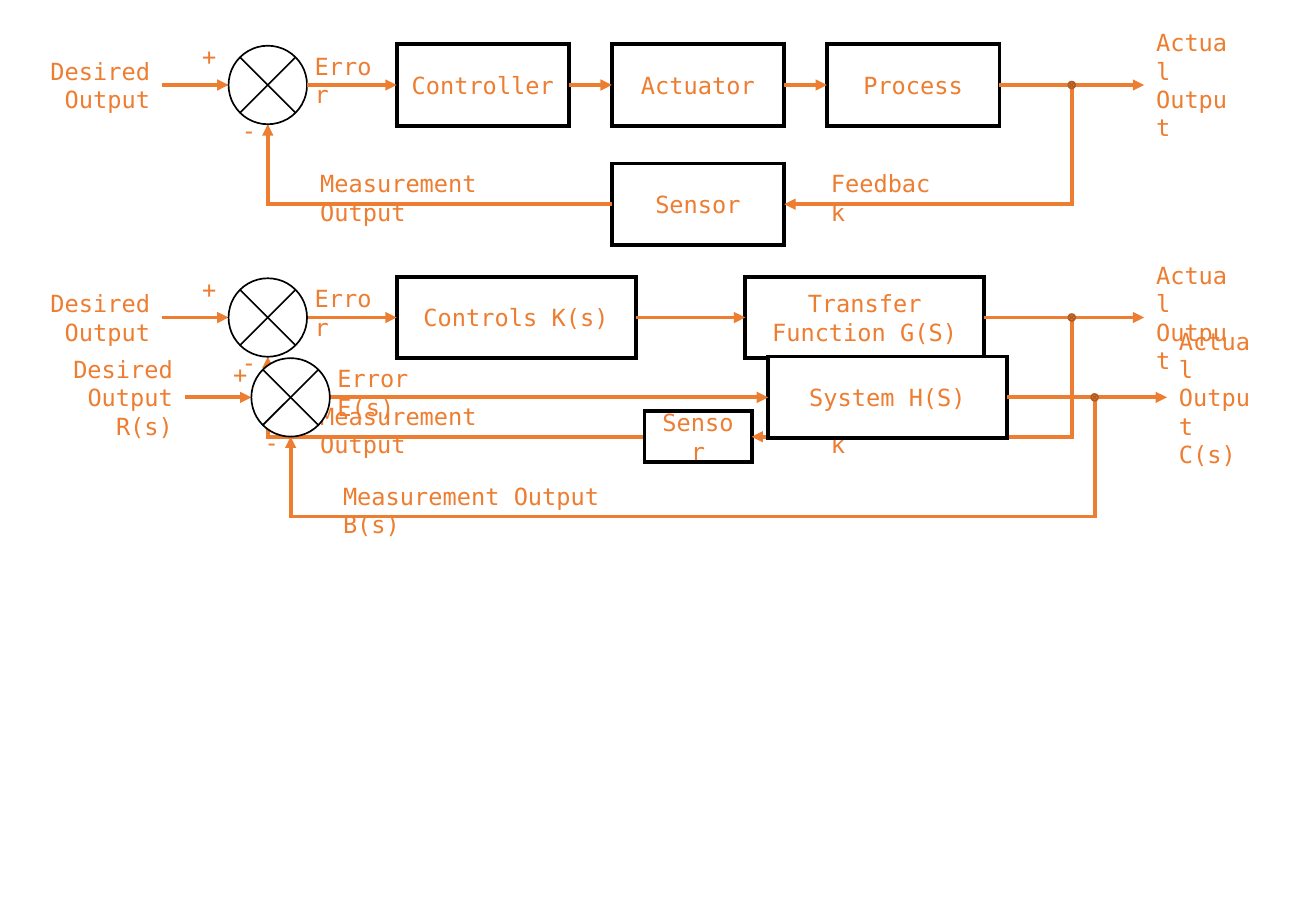
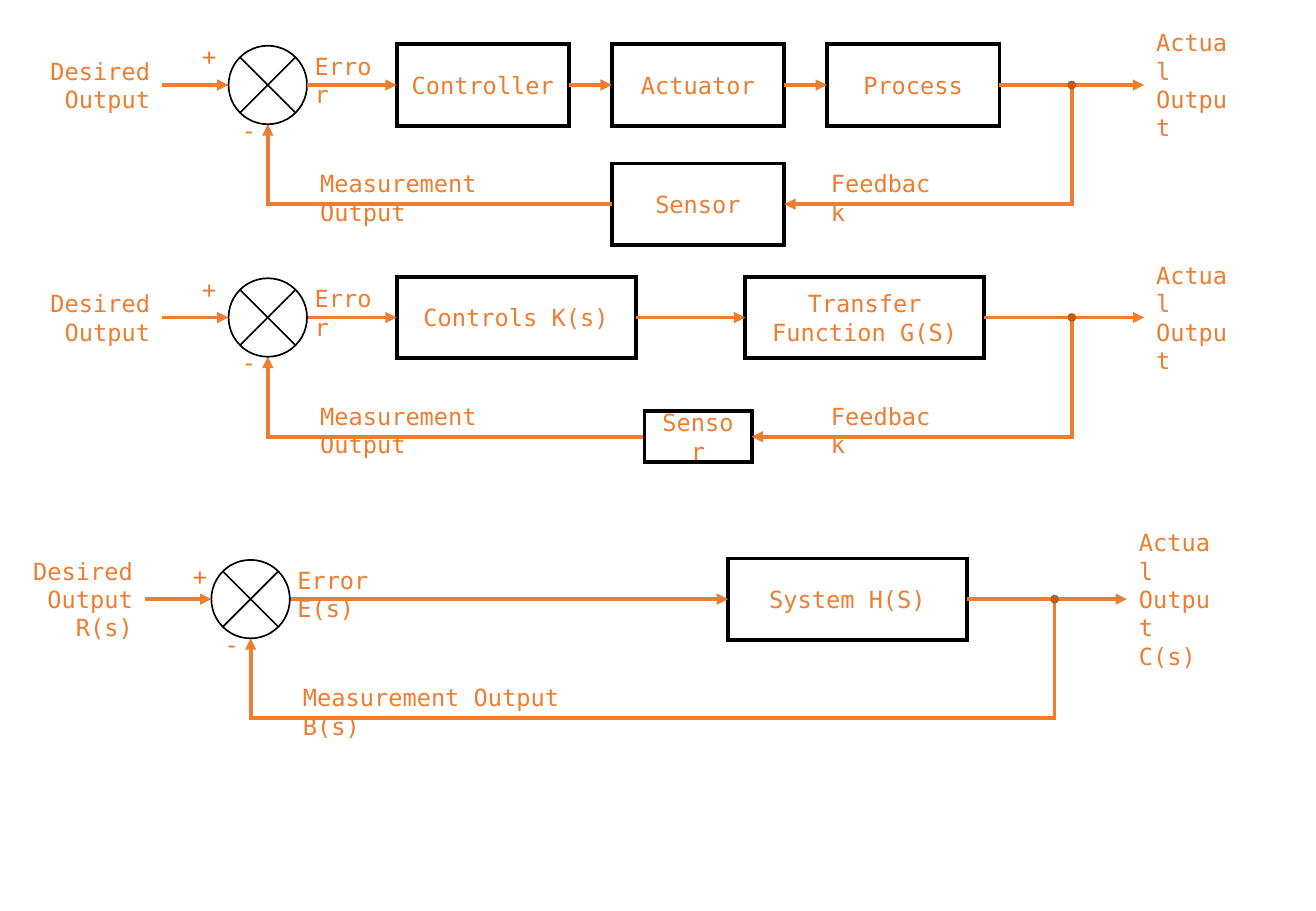
Before and after one commit to samuelwilliams413/METR4901, a slide deck: slide 3 of Report/FuncDecomp.pptx (slide 2 before the commit). Drawn at 1316x911 pixels with LibreOffice and Linux fonts; fonts in the diff are those of the drawing. Boxes give left, top, right and bottom in pixels: in the first picture for what was removed or moved away, otherwise in the second. Text is boxed around its words. In the diff, an @@ line names an element or a change of style, - is before the commit and + after.

```diff
--- a/Report/FuncDecomp.pptx
+++ b/Report/FuncDecomp.pptx
@@ 6 texts, 3 arrows, 2 flow chart summing junctions, 1 rectangle, 1 elbow line moved together from (x1=73, y1=355, x2=1236, y2=536) to (x1=33, y1=557, x2=1196, y2=738) @@
@@ elbow arrow moved from (667, 516) - (290, 436) to (627, 718) - (250, 639) @@
```
Also in this commit, not shown: 1 slide added, 3 other files.
